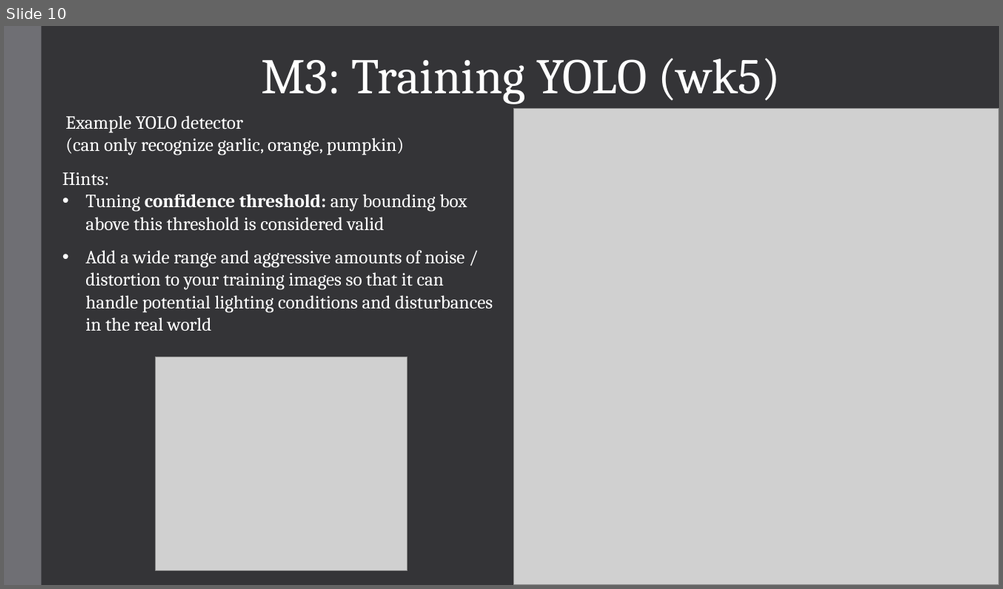
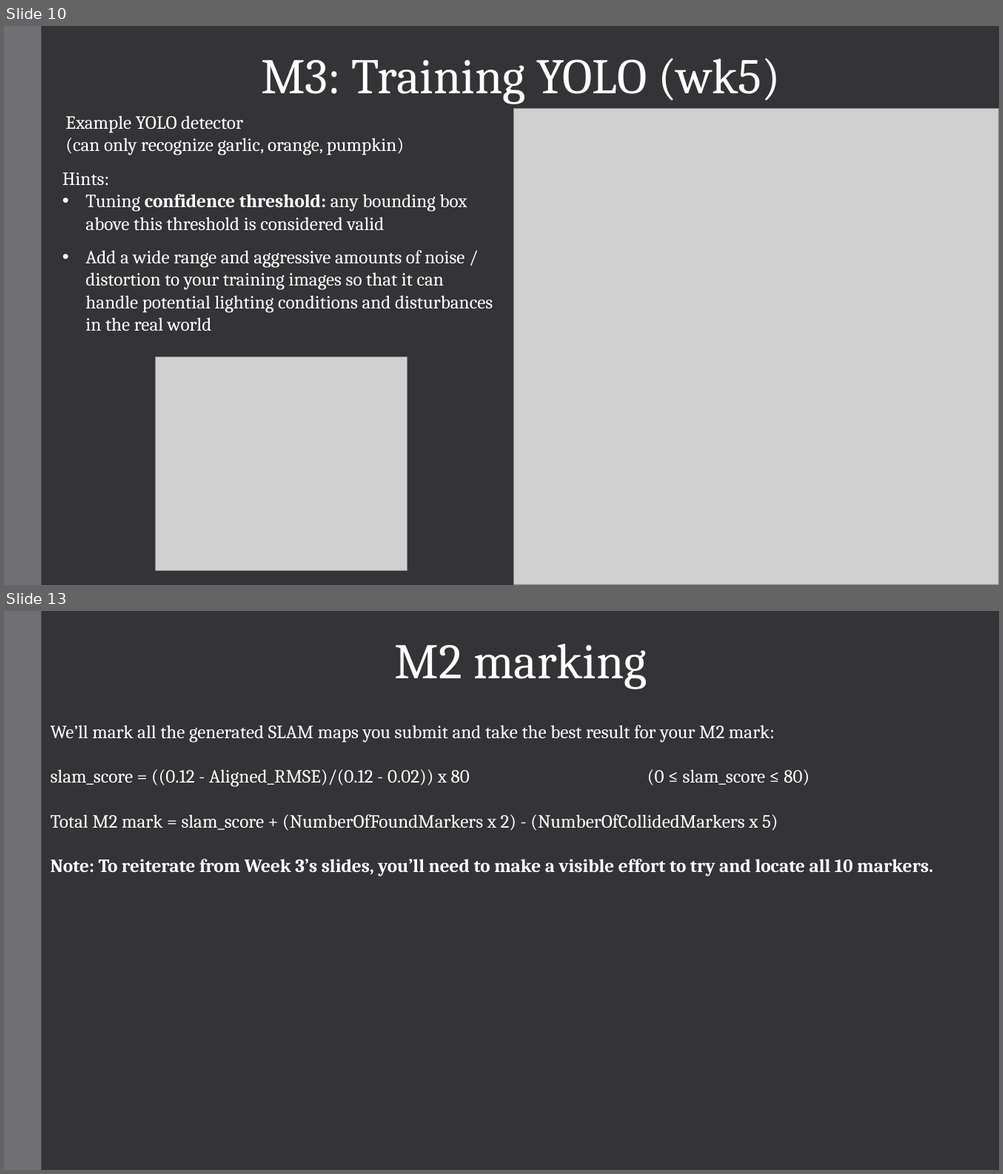
Before and after one commit to AaronMonash/ECE4078_Lab_2024, a slide deck: Week05-06/M3_slides/Lab3_1.pptx. Shown one above the other, each under a label of ours: slide 10 before the commit, slides 10 and 13 after it; the slides between them are not shown. The pictures are 1003x589 and 1003x1174 pixels, drawn with LibreOffice and Linux fonts; fonts in the diff are those of the drawing; grey boxes stand for pictures. Boxes give left, top, right and bottom in pixels: in the first picture for what was removed or moved away, otherwise in the second. Text is boxed around its words. In the diff, an @@ line names an element or a change of style, - is before the commit and + after.

```diff
--- a/Week05-06/M3_slides/Lab3_1.pptx
+++ b/Week05-06/M3_slides/Lab3_1.pptx
@@ slide 13 added at (4,611,999,1170), background #353537; not listed: 1 template element that a slide beside it also shows @@
@@ text added at (395,644,647,689), 48 pt, text #FFFFFF @@
+M2 marking
@@ text added at (51,725,933,877), 18 pt, text #FFFFFF @@
+We’ll mark all the generated SLAM maps you submit and take the best result for your M2 mark:
+slam_score = ((0.12 - Aligned_RMSE)/(0.12 - 0.02)) x 80 (0 ≤ slam_score ≤ 80)
+Total M2 mark = slam_score + (NumberOfFoundMarkers x 2) - (NumberOfCollidedMarkers x 5)
+Note: To reiterate from Week 3’s slides, you’ll need to make a visible effort to try and locate all 10 markers.
```
Also in this commit, not shown: 2 slides changed.
